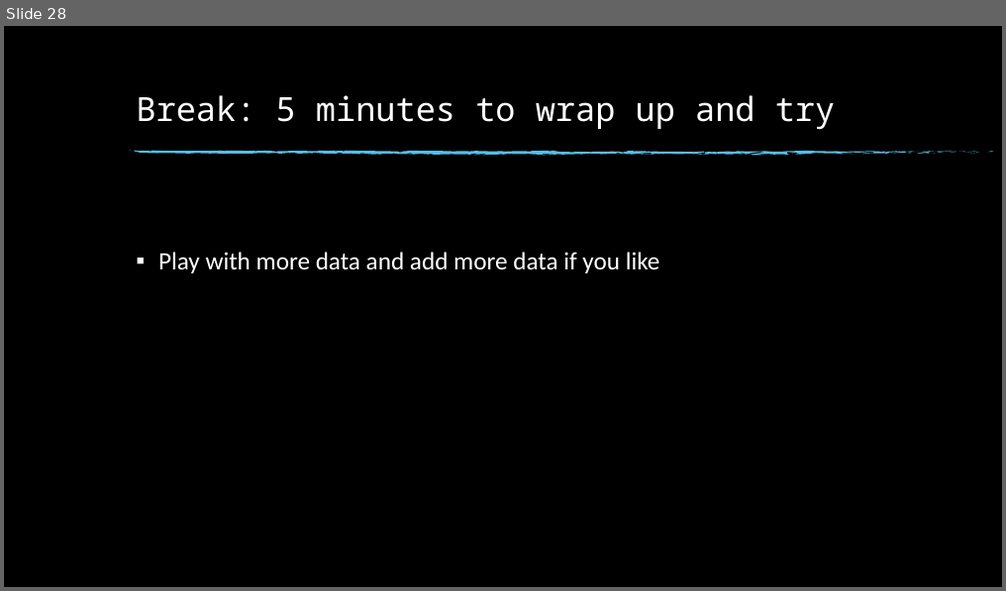
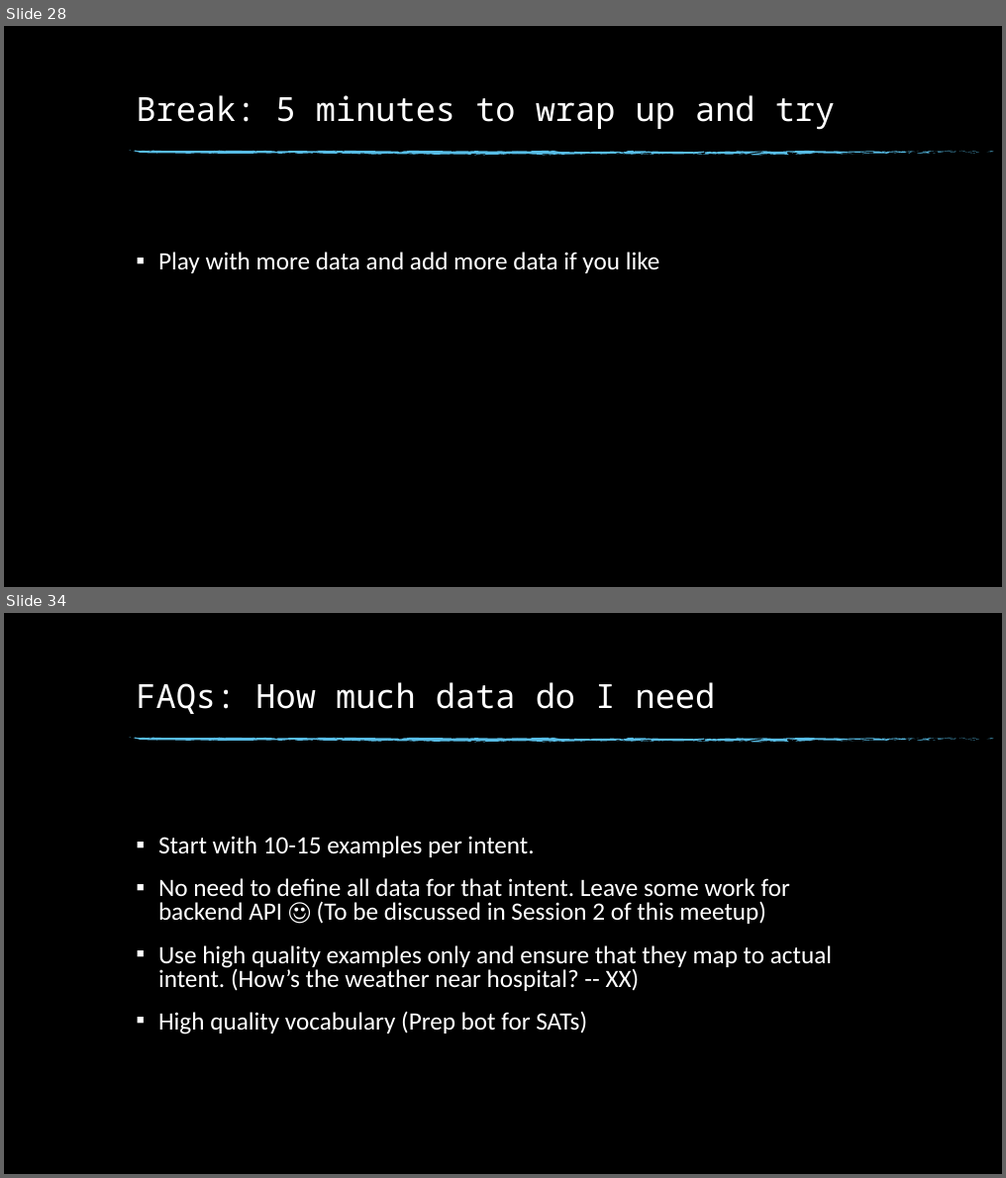
Before and after one commit to dinesh19aug/rasa-workshop, a slide deck: Natural Language Processing Workshop.pptx. Shown one above the other, each under a label of ours: slide 28 before the commit, slides 28 and 34 after it; the slides between them are not shown. The pictures are 1006x591 and 1006x1178 pixels, drawn with LibreOffice and Linux fonts; fonts in the diff are those of the drawing; background and template pictures are left out. Boxes give left, top, right and bottom in pixels: in the first picture for what was removed or moved away, otherwise in the second. Text is boxed around its words. In the diff, an @@ line names an element or a change of style, - is before the commit and + after.

```diff
--- a/Natural Language Processing Workshop.pptx
+++ b/Natural Language Processing Workshop.pptx
@@ slide 34 added at box(4, 613, 1002, 1174), background picture (left out); not listed: 74 template elements that a slide beside it also shows @@
@@ title added at box(136, 682, 716, 714), 32 pt, text #FFFFFF @@
+FAQs: How much data do I need
@@ text added at box(158, 836, 832, 1035), 24 pt, text #FFFFFF @@
+▪ Start with 10-15 examples per intent.
+▪ No need to define all data for that intent. Leave some work for backend API ☺ (To be discussed in Session 2 of this meetup)
+▪ Use high quality examples only and ensure that they map to actual intent. (How’s the weather near hospital? -- XX)
+▪ High quality vocabulary (Prep bot for SATs)
```
Also in this commit, not shown: 1 slide changed, 4 other slides added, 17 other files.
